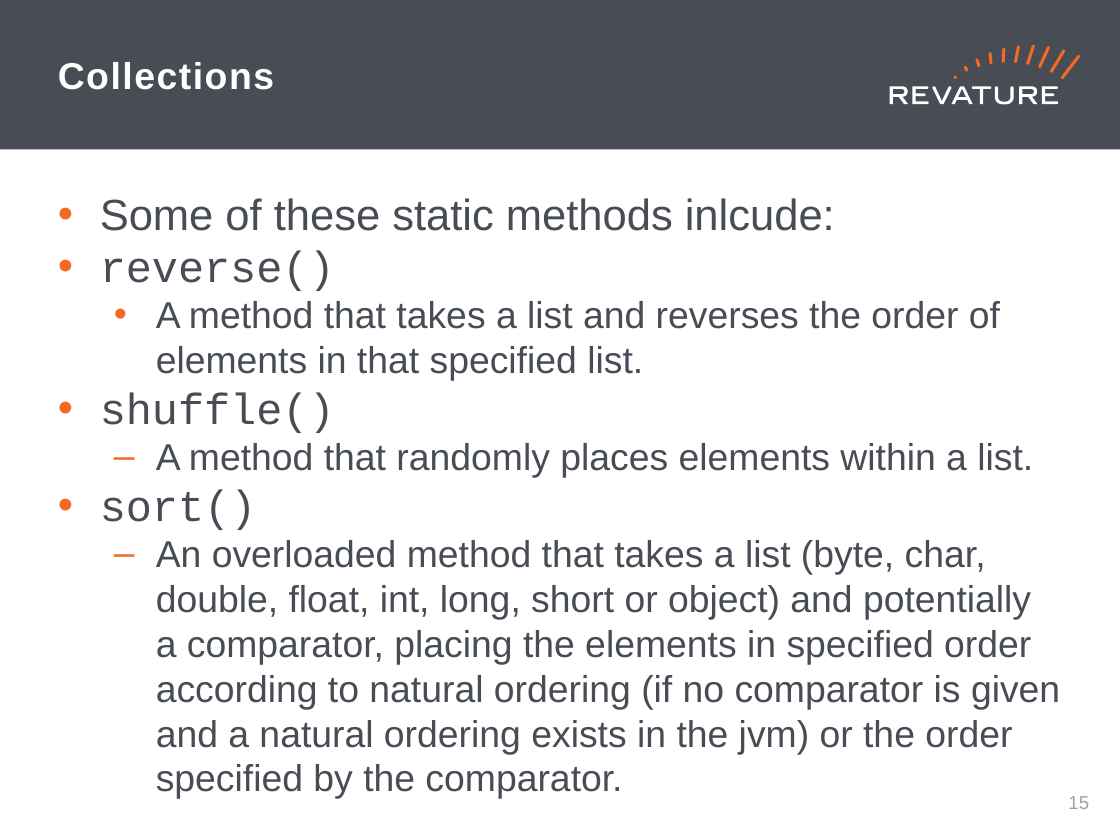
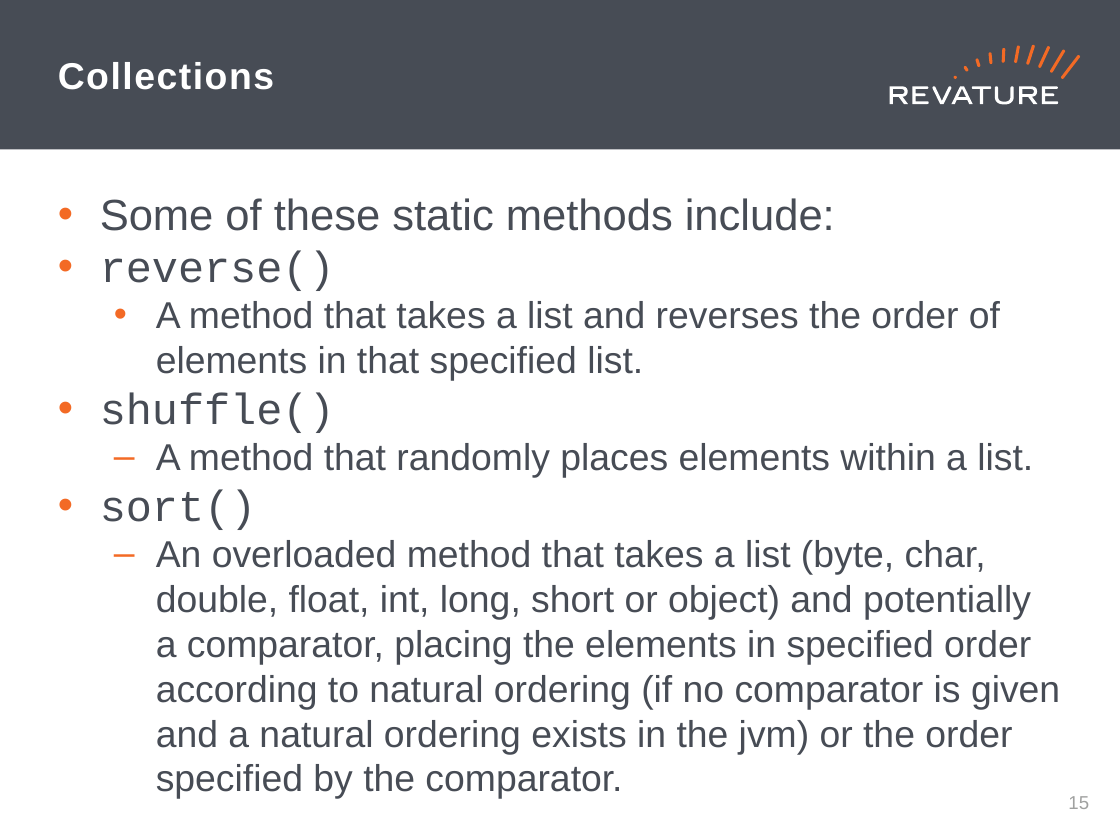
Before and after one commit to jhigherevature/8302021_RAP, a slide deck: slide 16 of powerpoints/Day_17.pptx. Drawn at 1120x840 pixels with LibreOffice and Linux fonts; fonts in the diff are those of the drawing. Boxes give left, top, right and bottom in pixels: in the first picture for what was removed or moved away, otherwise in the second. Text is boxed around its words. In the diff, an @@ line names an element or a change of style, - is before the commit and + after.

```diff
--- a/powerpoints/Day_17.pptx
+++ b/powerpoints/Day_17.pptx
@@ text at bbox=[100, 198, 835, 231]: text changed @@
-• Some of these static methods inlcude:
+• Some of these static methods include:
```
Also in this commit, not shown: 14 other files.
